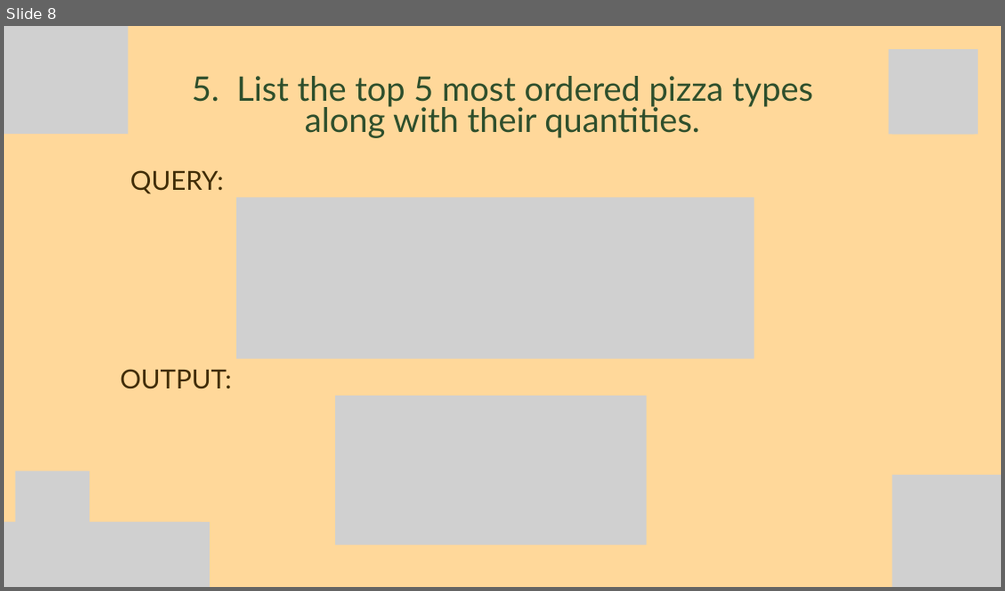
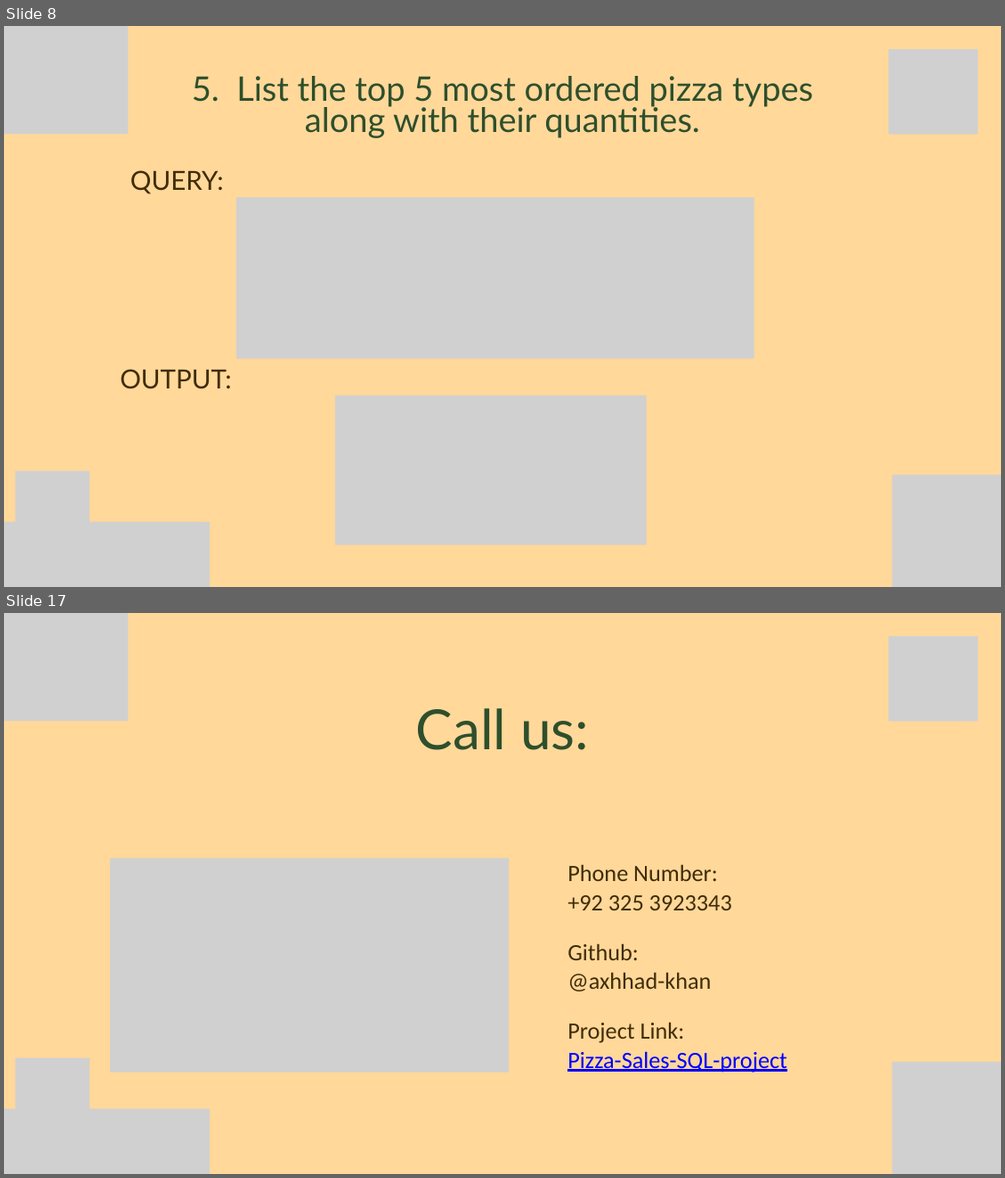
Before and after one commit to axhhad-khan/pizza-sales-SQL-project, a slide deck: solution/Solution.pptx. Shown one above the other, each under a label of ours: slide 8 before the commit, slides 8 and 17 after it; the slides between them are not shown. The pictures are 1005x591 and 1005x1178 pixels, drawn with LibreOffice and Linux fonts; fonts in the diff are those of the drawing; grey boxes stand for pictures. Boxes give left, top, right and bottom in pixels: in the first picture for what was removed or moved away, otherwise in the second. Text is boxed around its words. In the diff, an @@ line names an element or a change of style, - is before the commit and + after.

```diff
--- a/solution/Solution.pptx
+++ b/solution/Solution.pptx
@@ slide 17 added at (4, 613, 1001, 1174), background #FFD89A @@
@@ picture added at (4, 613, 128, 721) @@
@@ picture added at (888, 636, 974, 722) @@
@@ picture added at (891, 636, 978, 722) @@
@@ text added at (416, 708, 589, 750), 79.9 pt, text #2E4F2C @@
+Call us:
@@ picture added at (110, 859, 509, 1072) @@
@@ text added at (567, 864, 732, 910), 33.7 pt, text #402D07 @@
+Phone Number:
++92 325 3923343
@@ text added at (567, 943, 711, 991), 33.7 pt, text #402D07 @@
+Github:
+@axhhad-khan
@@ text added at (567, 1022, 787, 1072), 33.7 pt, text #0000FF, underline @@
+Project Link:
+Pizza-Sales-SQL-project
@@ picture added at (16, 1058, 89, 1174) @@
@@ picture added at (891, 1062, 1001, 1174) @@
@@ picture added at (4, 1109, 210, 1174) @@
@@ picture added at (4, 1109, 201, 1174) @@
```
Also in this commit, not shown: 9 other slides added.
